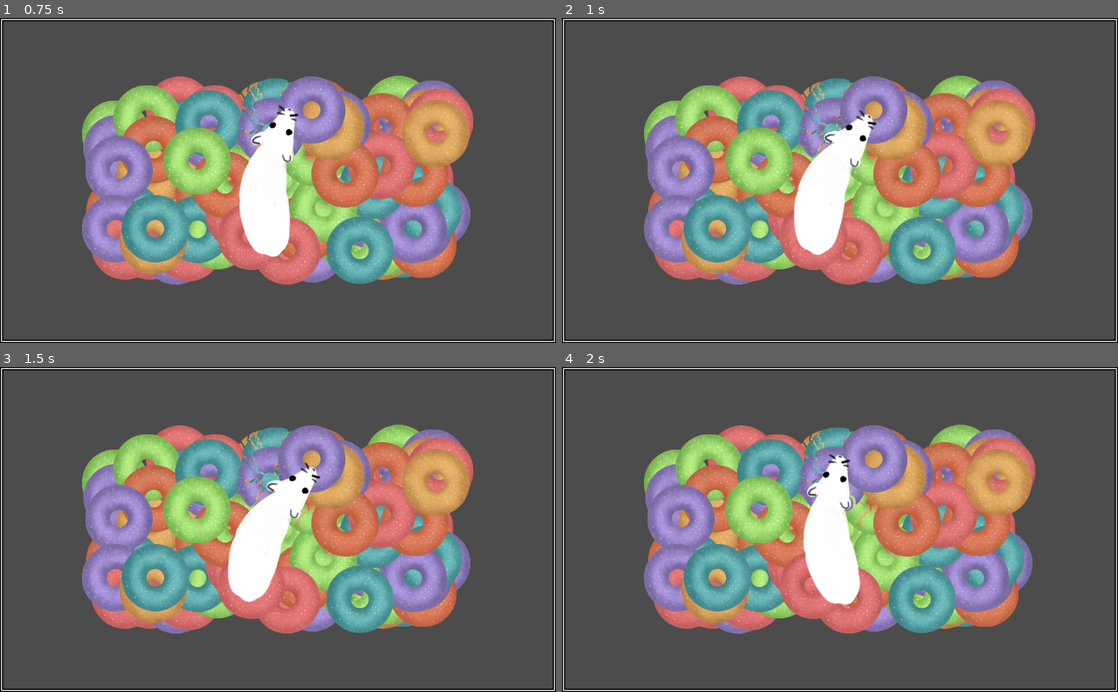
Above: before the commit, frames 1-4 (two rows, left to right).
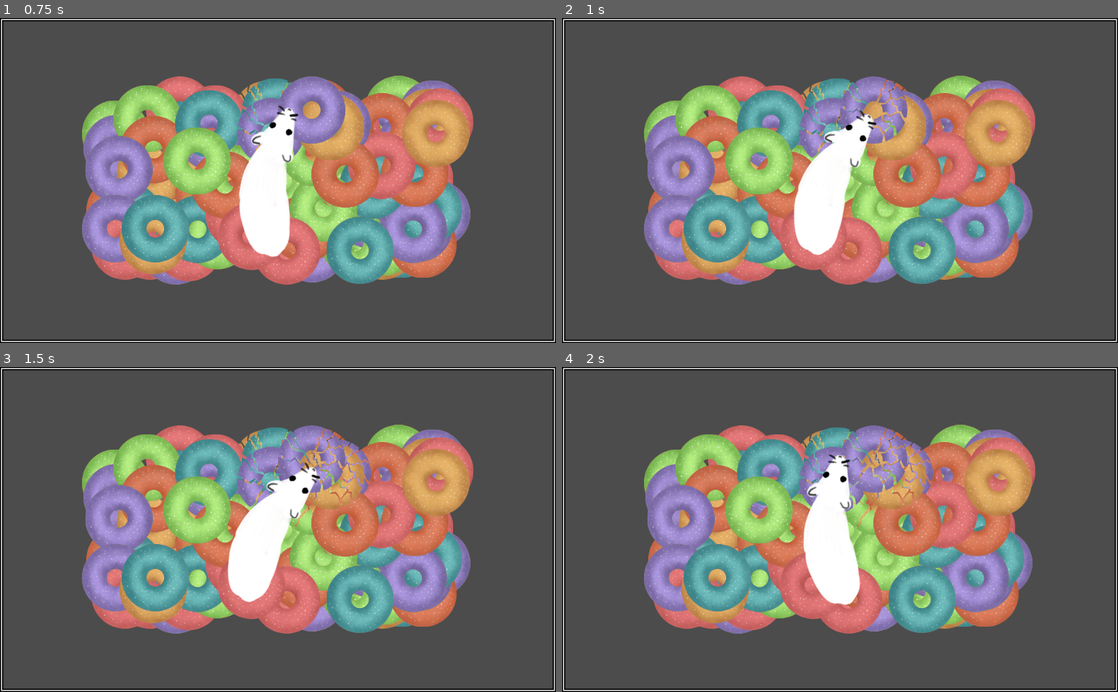
Above: after the commit, the same moments.

Repository: klettari/loops
Game: Godot game, scene res://main.tscn
The game is run twice, just before and just after one commit, with the same random seed, the same clock (stepped at 60 frames per second) and the same inputs.
Inputs:
- Up to frame 1 (0.75 s): tap Enter at 0.5 s; hold D (right) from 0.53 s (still down)
- Up to frame 2 (1 s): keep holding D (right)
- Up to frame 3 (1.5 s): release D (right) at 1.28 s; hold A (left) from 1.28 s (still down)
- Up to frame 4 (2 s): keep holding A (left)

Frame 1 is identical in both runs. In frame 2, 0.3% of the frame differs, in the area x 50-63%, y 17-39%; in frame 3, 0.5%; in frame 4, 0.5%, in the area x 50-67%, y 17-44%.

Commit message:
moved the point used to determine rat's collision from the midle of the rat's head closer to the nose / mouth

Diff:
--- a/main.tscn
+++ b/main.tscn
@@ -19,4 +19,4 @@
 script = ExtResource( 4 )
 
 [node name="head" type="Position2D" parent="rat"]
-position = Vector2( -3.77551, -91.5558 )
+position = Vector2( 2.72449, -123.056 )
